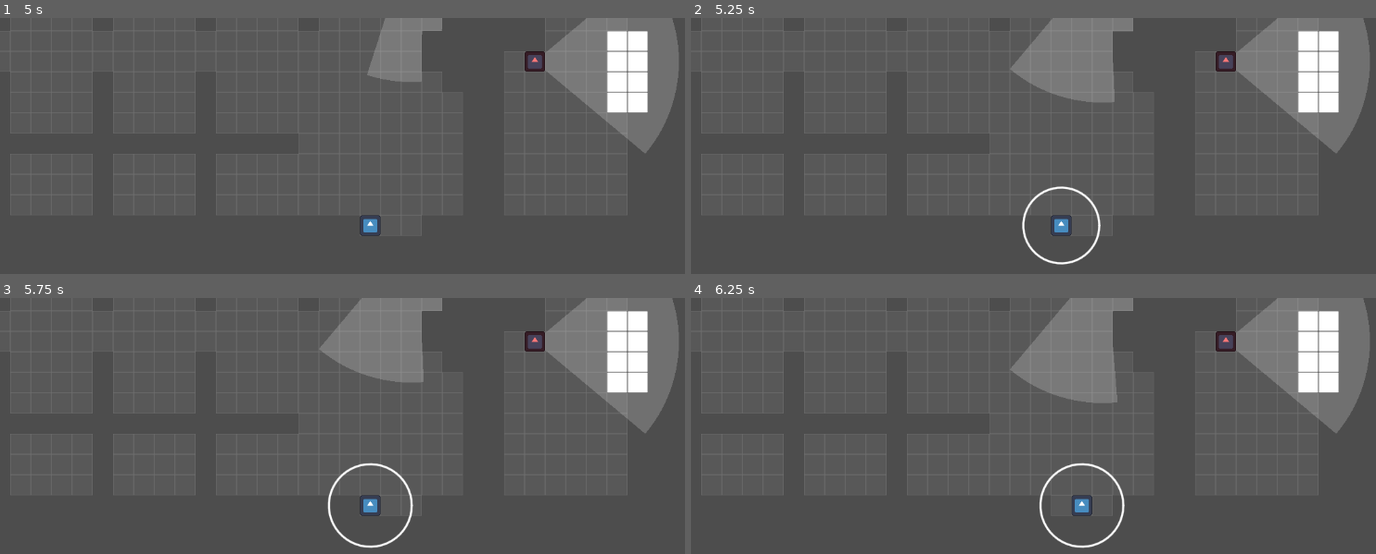
Above: before the commit, frames 1-4 (two rows, left to right).
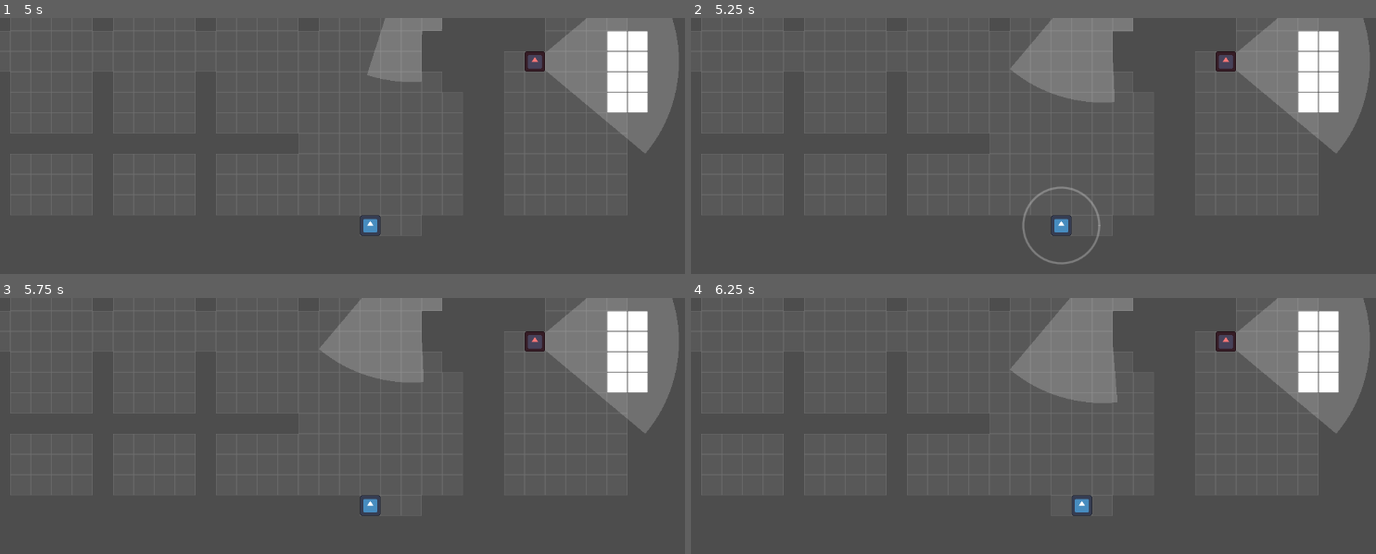
Above: after the commit, the same moments.

Repository: nexcoyocoatl/Projeto_Die_Hard
Game: Godot game, scene res://game.tscn
Two runs of this game, one before a commit and one after it. Both use one fixed random seed, a clock stepped at 60 frames per second and the inputs below. The engine's default icon, where the game draws it, is replaced by a stand-in: a white triangle on a blue panel in a dark square.
Inputs:
- Up to frame 1 (5 s): tap Enter at 0.5 s; hold Right (player_move_right) 0.53-1.28 s; tap R (reset) every 0.75 s from 1.25 to 4.25 s; hold Down (player_move_down) 1.28-2.03 s; hold Right (player_move_right) 2.03-2.78 s; hold Up (player_move_up) 2.78-3.53 s; hold Left (player_move_left) from 3.53 s (still down)
- Up to frame 2 (5.25 s): release Left (player_move_left) at 5.03 s; hold Down (player_move_down) from 5.03 s (still down)
- Up to frame 3 (5.75 s): keep holding Down (player_move_down)
- Up to frame 4 (6.25 s): release Down (player_move_down) at 5.78 s; hold Right (player_move_right) from 5.78 s (still down)

Frame 1 is identical in both runs. In frame 2, 0.4% of the frame differs, in the area x 48-60%, y 65-97%; in frame 3, 0.4%, in the area x 47-61%, y 64-98%; in frame 4, 0.4%.

Commit message:
ajuste no alpha do círculo do som, adição de espera para chamar move_false()

Diff:
--- a/Characters/player.gd
+++ b/Characters/player.gd
@@ -36,6 +36,7 @@
 	self.tilemap_layer = tilemap
 	self.pathfinding_grid = pathgrid
 
+# TODO: Trocar pra _process? fazendo isso quebra a tela de gameover
 func _physics_process(_delta: float) -> void:
 	# Se não está movendo e tem action points para usar, executa um por um
 	if (moving == false and action_points):
@@ -46,6 +47,7 @@
 			return
 		input_direction = action_queue.pop_front()
 		move()
+
 	queue_redraw()
 
 func receive_action(action):
@@ -71,20 +73,22 @@
 		tween.tween_property(self, "position", position, tween_speed/2).set_trans(Tween.TRANS_BOUNCE)
 	else:
 		tween.tween_property(self, "position", position + (input_direction * GlobalVariables.TILE_SIZE), tween_speed).set_trans(Tween.TRANS_SINE)
-	tween.tween_callback(move_false)
 
 	# TODO: Botar animação apenas no prõximo tile?
 	var tween_noise = create_tween()
 	tween_noise.tween_property(self, "noise_radius", $Noise/CollisionShape2D.shape.radius, 0.2).set_ease(Tween.EASE_IN_OUT)
 	tween_noise.tween_property(self, "noise_radius", 0, 0.0).set_ease(Tween.EASE_IN_OUT)
+	await tween.finished
 	await tween_noise.finished
+	queue_redraw()
+	move_false()
 
 func _draw():
 	var noise_center: Vector2 = Vector2.ZERO
 	var noise_start_angle: float = 0.0
 	var noise_end_angle: float = 360.0
 	var noise_point_count: int = 50
-	var noise_color: Color = Color.WHITE
+	var noise_color: Color = Color(1.0, 1.0, 1.0, 0.275)
 	var noise_width: float = 2.0
 	draw_arc(noise_center, noise_radius, noise_start_angle, noise_end_angle, noise_point_count, noise_color, noise_width, true)
 
